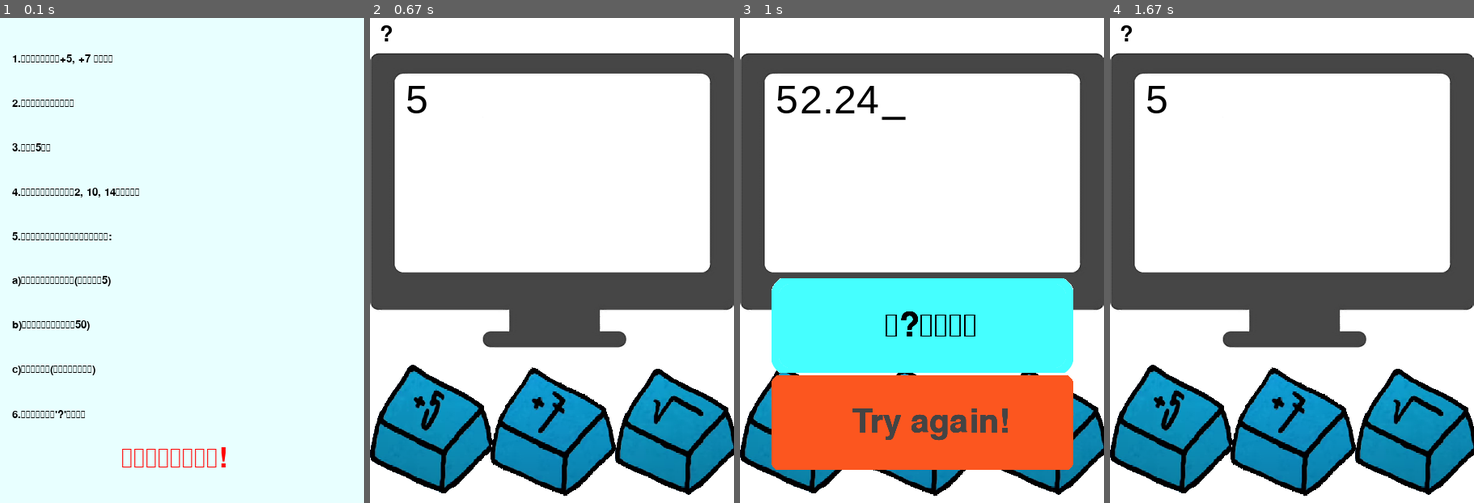
Above: before the commit, frames 1-4 (left to right).
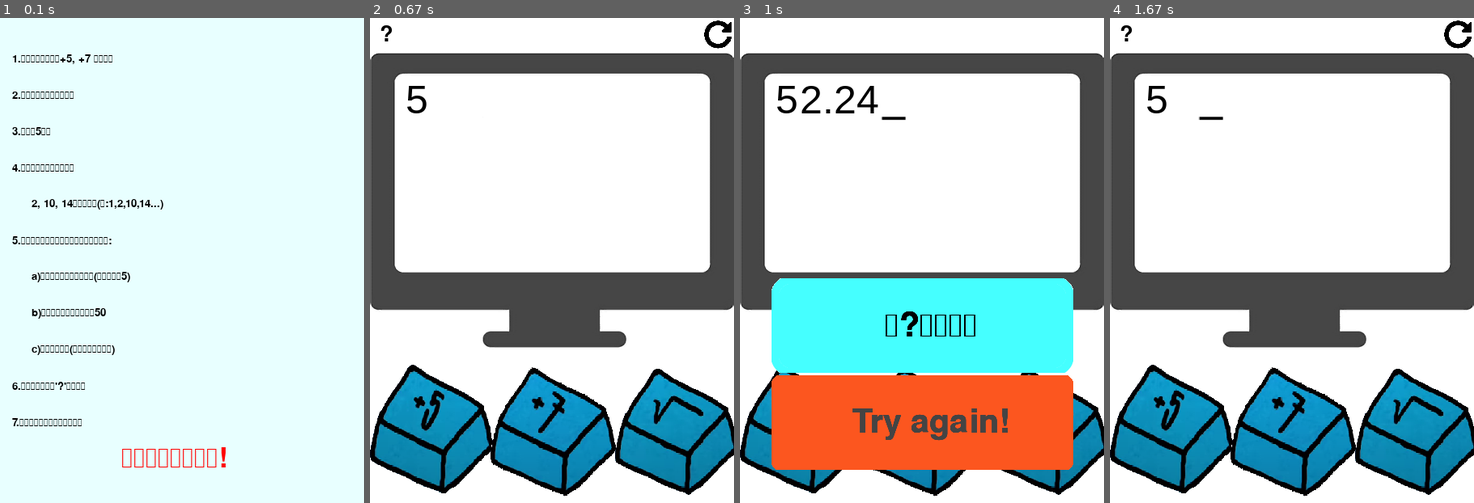
Above: after the commit, the same moments.

Repository: EasonChen11/escape_room_pygame
Game: pygame game, started from main.py
The game is run twice, just before and just after one commit, with the same random seed, the same clock (stepped at 60 frames per second) and the same inputs.
Inputs (mouse positions are in pixels of both pictures, inside the frame that each line leads up to):
- Up to frame 1 (0.1 s): no input
- Up to frame 2 (0.67 s): tap Enter at 0.33 s
- Up to frame 3 (1 s): press the mouse at (976, 90) at 0.7 s; move the mouse to (1016, 260) at 0.8 s; release the mouse at (1053, 430) at 0.93 s
- Up to frame 4 (1.67 s): press the mouse at (1292, 420) at 1.03 s; move the mouse to (1313, 333) at 1.13 s; release the mouse at (1335, 245) at 1.27 s; click (1459, 32) at 1.38 s

The runs differ from the first frame. In frame 1, 2.7% of the frame differs, in the area x 3-45%, y 15-85%; in frame 2, 0.2%; in frame 3, nothing differs; in frame 4, 0.3%.

Commit message:
做出repeat

Diff:
--- a/main.py
+++ b/main.py
@@ -35,16 +35,12 @@
 great_background = pygame.image.load("./img/Great.png").convert()
 try_again_background = pygame.image.load("./img/try_again.png").convert()
 finish_background = pygame.image.load("./img/finish_background.png").convert()
+repeat_image = pygame.image.load("./img/repeat.png").convert()
 button_line_image = []
 for i in range(1, 3):
     Bottom_Line_Image = pygame.image.load(f"./img/bottom_line_{i}.png").convert()
     Bottom_Line_Image.set_colorkey(WHITE)
     button_line_image.append(Bottom_Line_Image)
-
-clock = pygame.time.Clock()
-
-font_name = os.path.join("./font.ttf")  # 取的字型
-number_name = pygame.font.match_font('arial')
 image_scale = 180
 button_image = {5: [], 7: [], 'sqrt': []}
 for j in button_image:
@@ -53,6 +49,10 @@
         Button.set_colorkey(WHITE)
         button_image[j].append(pygame.transform.scale(Button, (image_scale, image_scale)))
 
+clock = pygame.time.Clock()
+
+font_name = os.path.join("./font.ttf")  # 取的字型
+number_name = pygame.font.match_font('arial')
 
 class button (pygame.sprite.Sprite):
     def __init__(self, center, button_name):
@@ -343,6 +343,31 @@
         self.text_background.blit(text_surface, text_rect)
 
 
+class Repeat(pygame.sprite.Sprite):
+
+    def __init__(self):
+        pygame.sprite.Sprite.__init__(self)
+        repeat_image.set_colorkey(WHITE)
+        self.image = repeat_image
+        self.image = pygame.transform.scale(self.image, (40, 40))
+        self.rect = self.image.get_rect()
+        self.rect.center = (WIDTH-20, 20)
+        self.happen = False
+
+    def update(self):
+        global running
+        # for event in pygame.event.get():     # 回傳所有動作
+        #     if event.type == pygame.MOUSEBUTTONDOWN:  # 如果按下X ,pygame.QUIT 是按下X後的型態
+        mouse_press = pygame.mouse.get_pos()
+        if self.rect.collidepoint(mouse_press):
+            if pygame.mouse.get_pressed()[0]:
+                screen.fill(WHITE)
+                pygame.display.update()  # 更新畫面=pygame.display.flip()更新全部，update可以有參數
+                time.sleep(0.1)
+                running = False
+                self.happen = True
+
+
 class Finish:
 
     def __init__(self):
@@ -369,6 +394,7 @@
 
 
 def try_again_func():
+    repeat.kill()
     try_again = TryAgain()
     error_message = Error()
     all_sprites.add(try_again)
@@ -402,12 +428,14 @@
     rule_text.append("1.面板有三個按鈕，+5, +7 和開根號")
     rule_text.append("2.用滑鼠按下按鈕完成謎題")
     rule_text.append("3.計數從5開始")
-    rule_text.append("4.顯示器上要必須依序出現2, 10, 14這三個數字")
+    rule_text.append("4.顯示器上要必須依序出現")
+    rule_text.append("      2, 10, 14這三個數字(如:1,2,10,14...)")
     rule_text.append("5.顯示器上可以顯示任何數字，但有些條件:")
-    rule_text.append("a)同一個數字不能出現兩次(包含第一個5)")
-    rule_text.append("b)顯示器上的數字不能大於50)")
-    rule_text.append("c)不能出現小數(開根號不能有小數)")
+    rule_text.append("      a)同一個數字不能出現兩次(包含第一個5)")
+    rule_text.append("      b)顯示器上的數字不能大於50")
+    rule_text.append("      c)不能出現小數(開根號不能有小數)")
     rule_text.append("6.可以按下左上角'?'顯示規則")
+    rule_text.append("7.可以按下右上角圖示重新開始")
     global running
     if running:
         rule_text.append("按任意鍵繼續遊戲!")
@@ -429,7 +457,7 @@
             text_rect.left = WIDTH/2 - text_rect.width/2 - 10
         else:
             text_rect.left = 15
-        text_rect.centery = 50 + 55 * l
+        text_rect.centery = 50 + 45 * l
         surface.blit(text_surface, text_rect)
     init_running = True
     while init_running:
@@ -499,6 +527,8 @@
     all_sprites.add(Sqrt)
     bottom_line = BottomLine()
     all_sprites.add(bottom_line)
+    repeat = Repeat()
+    all_sprites.add(repeat)
     locate_text = list_TEXT()
     # for event in pygame.event.get():  # 回傳所有動作
     #     if event.type == pygame.MOUSEBUTTONUP:  # 如果按下X ,pygame.QUIT 是按下X後的型態
@@ -531,7 +561,10 @@
         pygame.display.update()                      # 更新畫面=pygame.display.flip()更新全部，update可以有參數
     if game:
         if index < 3:
-            try_again_func()
+            if not repeat.happen:
+                try_again_func()
+            else:
+                repeat.kill()
             add5.kill()
             add7.kill()
             Sqrt.kill()
Binary file added: img/repeat.png
